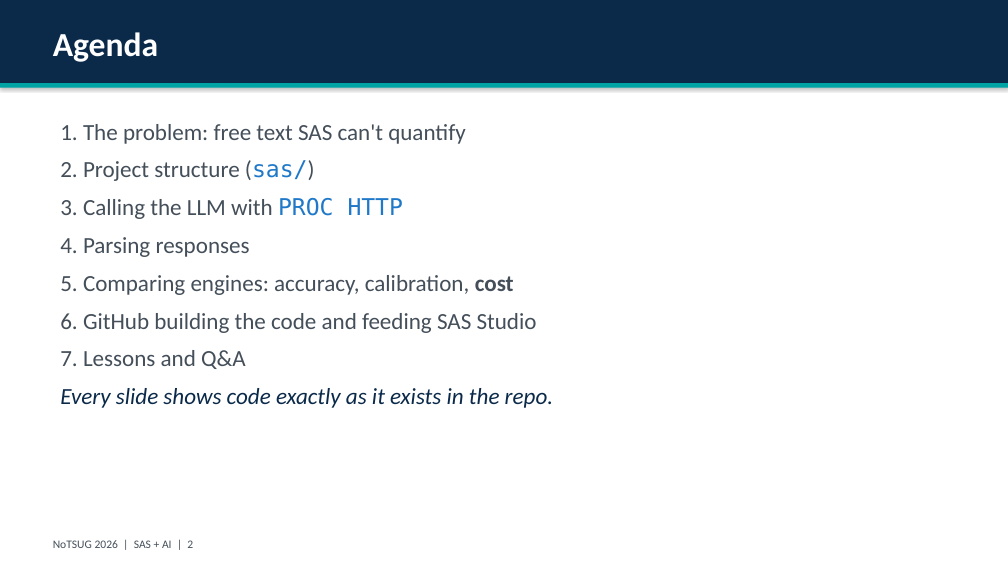
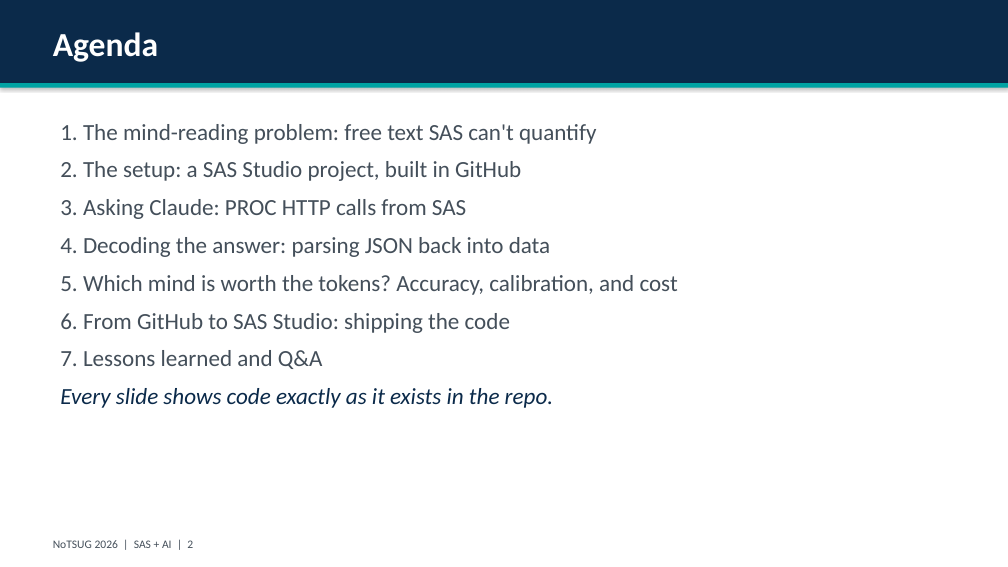
Before and after one commit to Anacreo/NoTSUG-2026-SAS-AI, a slide deck: slide 2 of presentation/NoTSUG-2026-SAS-AI.pptx. Drawn at 1008x567 pixels with LibreOffice and Linux fonts; fonts in the diff are those of the drawing. Boxes give left, top, right and bottom in pixels: in the first picture for what was removed or moved away, otherwise in the second. Text is boxed around its words. In the diff, an @@ line names an element or a change of style, - is before the commit and + after.

```diff
--- a/presentation/NoTSUG-2026-SAS-AI.pptx
+++ b/presentation/NoTSUG-2026-SAS-AI.pptx
@@ text at (x1=60, y1=124, x2=597, y2=144): text changed @@
-1. The problem: free text SAS can't quantify
+1. The mind-reading problem: free text SAS can't quantify
@@ text at (x1=60, y1=161, x2=521, y2=181): text changed @@
-2. Project structure (sas/)
+2. The setup: a SAS Studio project, built in GitHub
@@ text at (x1=60, y1=199, x2=466, y2=219): text changed @@
-3. Calling the LLM with PROC HTTP
+3. Asking Claude: PROC HTTP calls from SAS
@@ text at (x1=60, y1=237, x2=550, y2=257): text changed @@
-4. Parsing responses
+4. Decoding the answer: parsing JSON back into data
@@ text at (x1=60, y1=275, x2=678, y2=295): text changed @@
-5. Comparing engines: accuracy, calibration, cost
+5. Which mind is worth the tokens? Accuracy, calibration, and cost
@@ text at (x1=60, y1=313, x2=510, y2=333): text changed @@
-6. GitHub building the code and feeding SAS Studio
+6. From GitHub to SAS Studio: shipping the code
@@ text at (x1=60, y1=350, x2=323, y2=369): text changed @@
-7. Lessons and Q&A
+7. Lessons learned and Q&A
```
Also in this commit, not shown: 1 other file.
